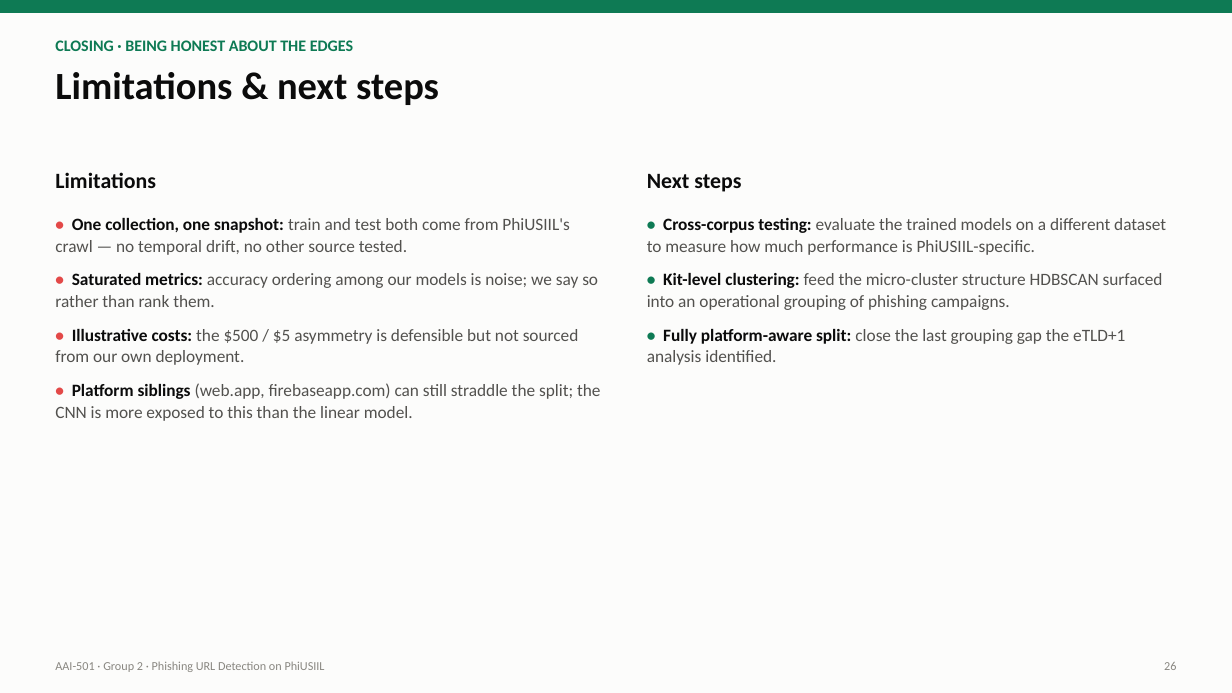
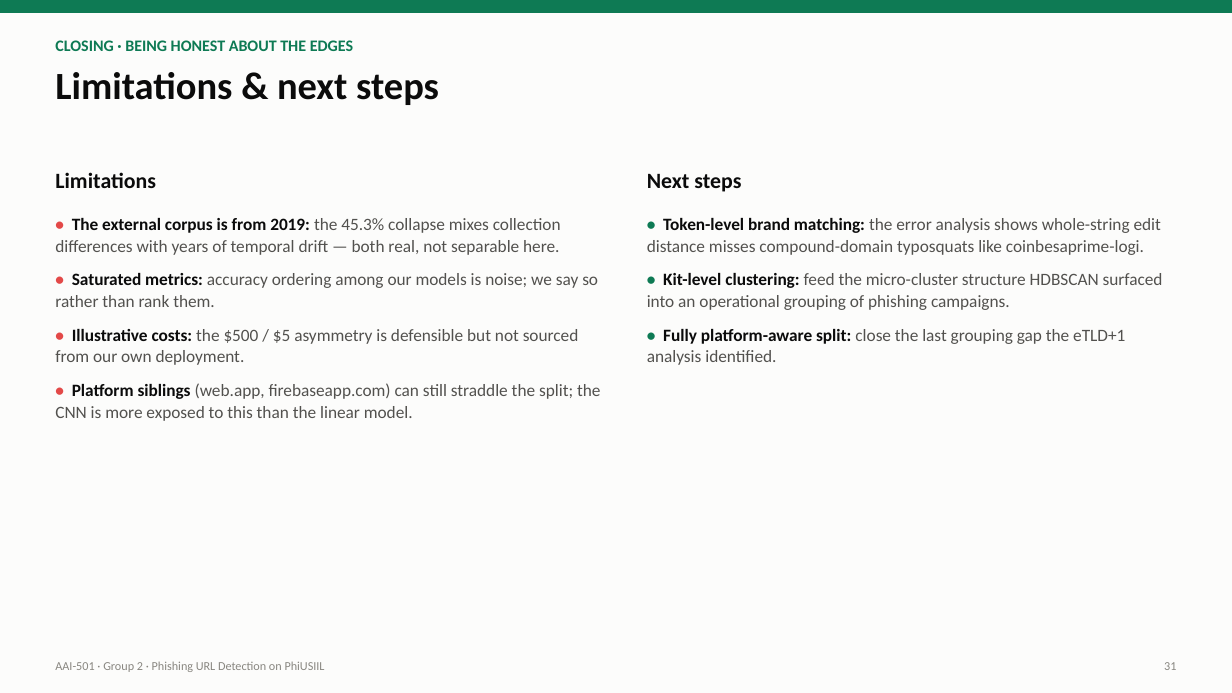
Before and after one commit to jjusticeusd/AAI-501-Final-Team-Project-Group2, a slide deck: slide 31 of docs/final_presentation.pptx (slide 26 before the commit). Drawn at 1232x693 pixels with LibreOffice and Linux fonts; fonts in the diff are those of the drawing. Boxes give left, top, right and bottom in pixels: in the first picture for what was removed or moved away, otherwise in the second. Text is boxed around its words. In the diff, an @@ line names an element or a change of style, - is before the commit and + after.

```diff
--- a/docs/final_presentation.pptx
+++ b/docs/final_presentation.pptx
@@ text at [55,218,561,255]: text changed @@
-• One collection, one snapshot: train and test both come from PhiUSIIL's crawl — no temporal drift, no other source tested.
+• The external corpus is from 2019: the 45.3% collapse mixes collection differences with years of temporal drift — both real, not separable here.
@@ text at [647,218,1161,255]: text changed @@
-• Cross-corpus testing: evaluate the trained models on a different dataset to measure how much performance is PhiUSIIL-specific.
+• Token-level brand matching: the error analysis shows whole-string edit distance misses compound-domain typosquats like coinbesaprime-logi.
@@ text at [1164,662,1176,670]: text changed @@
-26
+31
```
Also in this commit, not shown: 3 other slides changed, 5 slides added, 11 other files.
